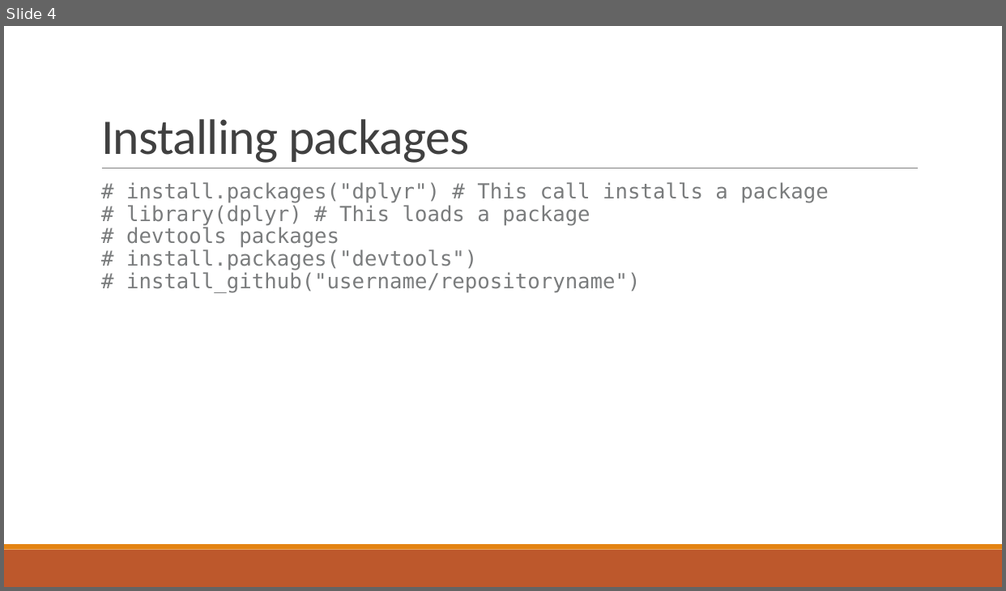
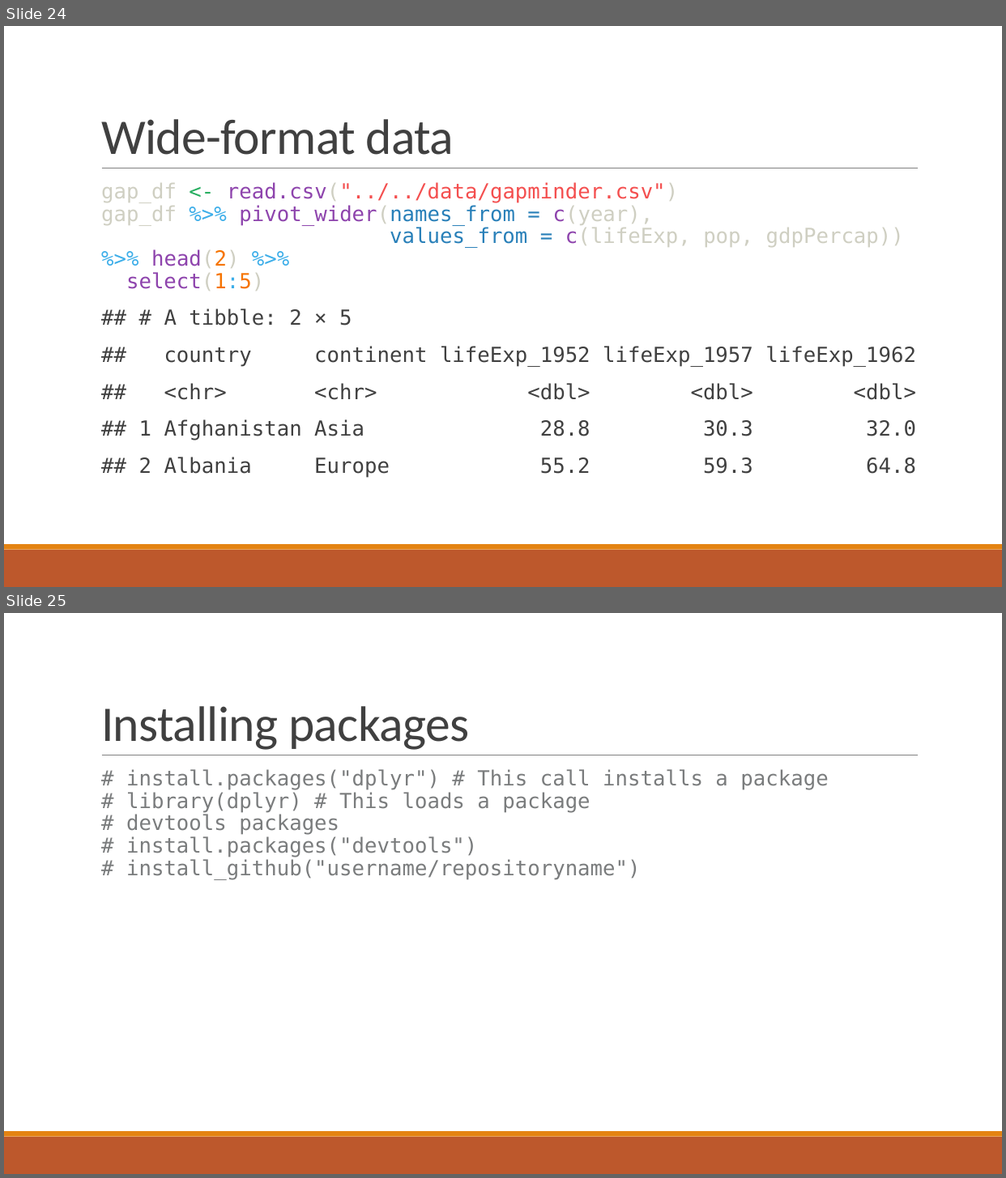
Before and after one commit to csc-ubc-okanagan/workshops, a slide deck: guides/Additional-talks/fundamental-concepts-with-RStudio-90-mins.pptx. Shown one above the other, each under a label of ours: slide 4 before the commit, slides 24 and 25 after it. The pictures are 1006x591 and 1006x1178 pixels, drawn with LibreOffice and Linux fonts; fonts in the diff are those of the drawing. Boxes give left, top, right and bottom in pixels: in the first picture for what was removed or moved away, otherwise in the second. Text is boxed around its words. In the diff, an @@ line names an element or a change of style, - is before the commit and + after.

```diff
--- a/guides/Additional-talks/fundamental-concepts-with-RStudio-90-mins.pptx
+++ b/guides/Additional-talks/fundamental-concepts-with-RStudio-90-mins.pptx
@@ slide 24 added at <box>4,26,1002,587</box>, background #FFFFFF; not listed: 3 template elements that a slide beside it also shows @@
@@ title added at <box>101,119,454,155</box>, 48 pt, text #404040 @@
+Wide-format data
@@ text added at <box>101,182,916,474</box>, 20 pt, text #404040 @@
+gap_df <- read.csv("../../data/gapminder.csv")
+gap_df %>% pivot_wider(names_from = c(year),
+values_from = c(lifeExp, pop, gdpPercap)) %>% head(2) %>%
+select(1:5)
+## # A tibble: 2 × 5
+## country continent lifeExp_1952 lifeExp_1957 lifeExp_1962
+## <chr> <chr> <dbl> <dbl> <dbl>
+## 1 Afghanistan Asia 28.8 30.3 32.0
+## 2 Albania Europe 55.2 59.3 64.8
@@ what was slide 4 is now slide 25 @@
```
Also in this commit, not shown: 9 slides changed, 29 other slides added, 1 slide removed, 2 other files.
